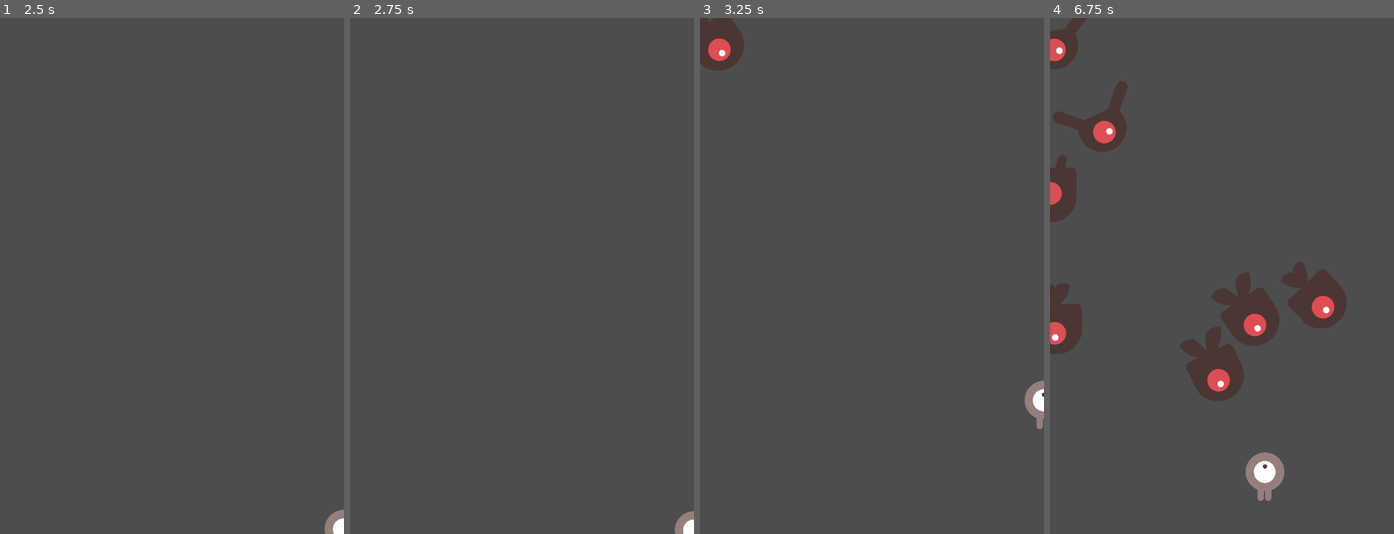
Above: before the commit, frames 1-4 (left to right).
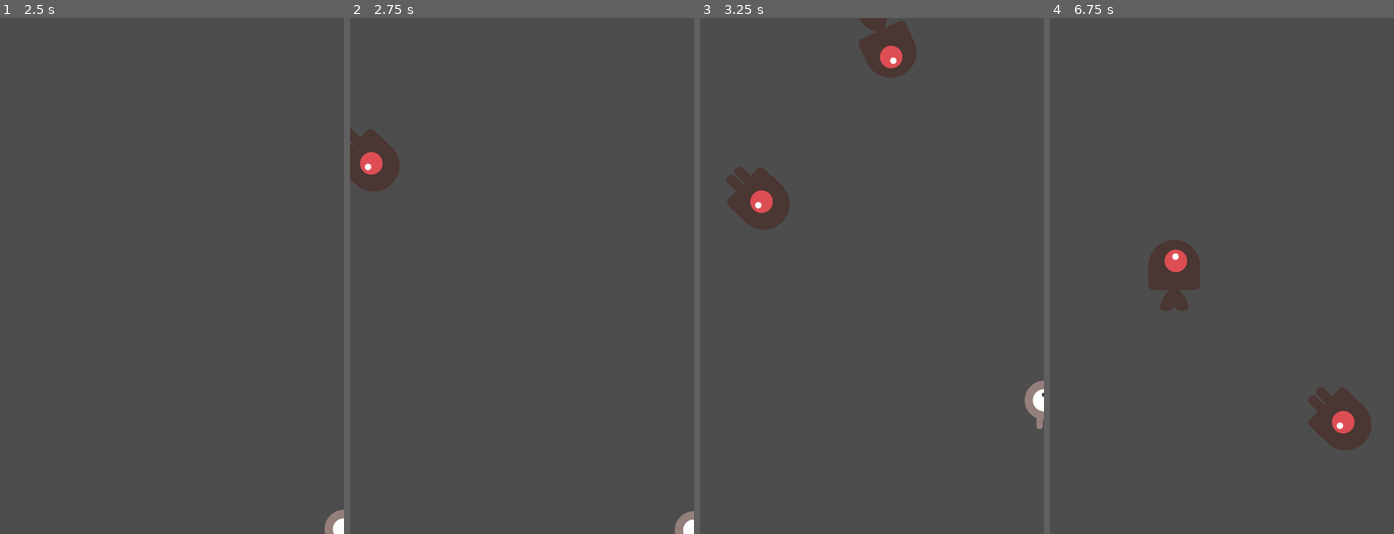
Above: after the commit, the same moments.

Repository: christian-suar/dodge-creeps
Game: Godot game, scene res://Scenes/world.tscn
Two runs of this game, one before a commit and one after it. Both use one fixed random seed, a clock stepped at 60 frames per second and the inputs below.
Inputs:
- Up to frame 1 (2.5 s): tap Enter at 0.5 s; hold D (move_right) 0.53-1.28 s; hold S (move_down) 1.28-2.03 s; hold D (move_right) from 2.03 s (still down)
- Up to frame 2 (2.75 s): keep holding D (move_right)
- Up to frame 3 (3.25 s): release D (move_right) at 2.78 s; hold W (move_up) from 2.78 s (still down)
- Up to frame 4 (6.75 s): release W (move_up) at 3.53 s; hold A (move_left) 3.53-5.03 s; hold S (move_down) 5.03-5.78 s; hold D (move_right) 5.78-6.53 s; hold W (move_up) from 6.53 s (still down)

Frame 1 is identical in both runs. In frame 2, 1.3% of the frame differs, in the area x 0-15%, y 21-34%; in frame 3, 4.1%; in frame 4, 12%, in the area x 0-94%, y 0-94%.

Commit message:
Player vanishes when hit

Diff:
--- a/Scenes/player.gd
+++ b/Scenes/player.gd
@@ -44,7 +44,7 @@
 func _on_body_entered(body):
 	hide()
 	hit.emit()
-	$CollisionShape2D.set_deffered("disabled", true)
+	$CollisionShape2D.set_deferred("disabled", true)
 
 func start(pos):
 	position = pos
--- a/Scenes/player.tscn
+++ b/Scenes/player.tscn
@@ -46,3 +46,5 @@
 
 [node name="CollisionShape2D" type="CollisionShape2D" parent="."]
 shape = SubResource("CapsuleShape2D_1cnc1")
+
+[connection signal="body_entered" from="." to="." method="_on_body_entered"]
--- a/Scenes/world.gd
+++ b/Scenes/world.gd
@@ -5,8 +5,6 @@
 
 func _ready():
 	new_game()
-
-
 
 
 func game_over() -> void:
@@ -30,11 +28,15 @@
 
 func _on_mob_timer_timeout() -> void:
 	var mob = mob_scene.instantiate()
+
 	var mob_spawn_location = $MobPath/MobSpawnLocation
+	mob_spawn_location.progress_ratio = randf()
+
 	var direction = mob_spawn_location.rotation + PI/2
 	mob.position = mob_spawn_location.position
 	direction += randf_range(-PI/4,PI/4)
 	mob.rotation = direction
+
 	var velocity = Vector2(randf_range(150.0 , 250.0 ), 0.0)
 	mob.linear_velocity = velocity.rotated(direction)
 
